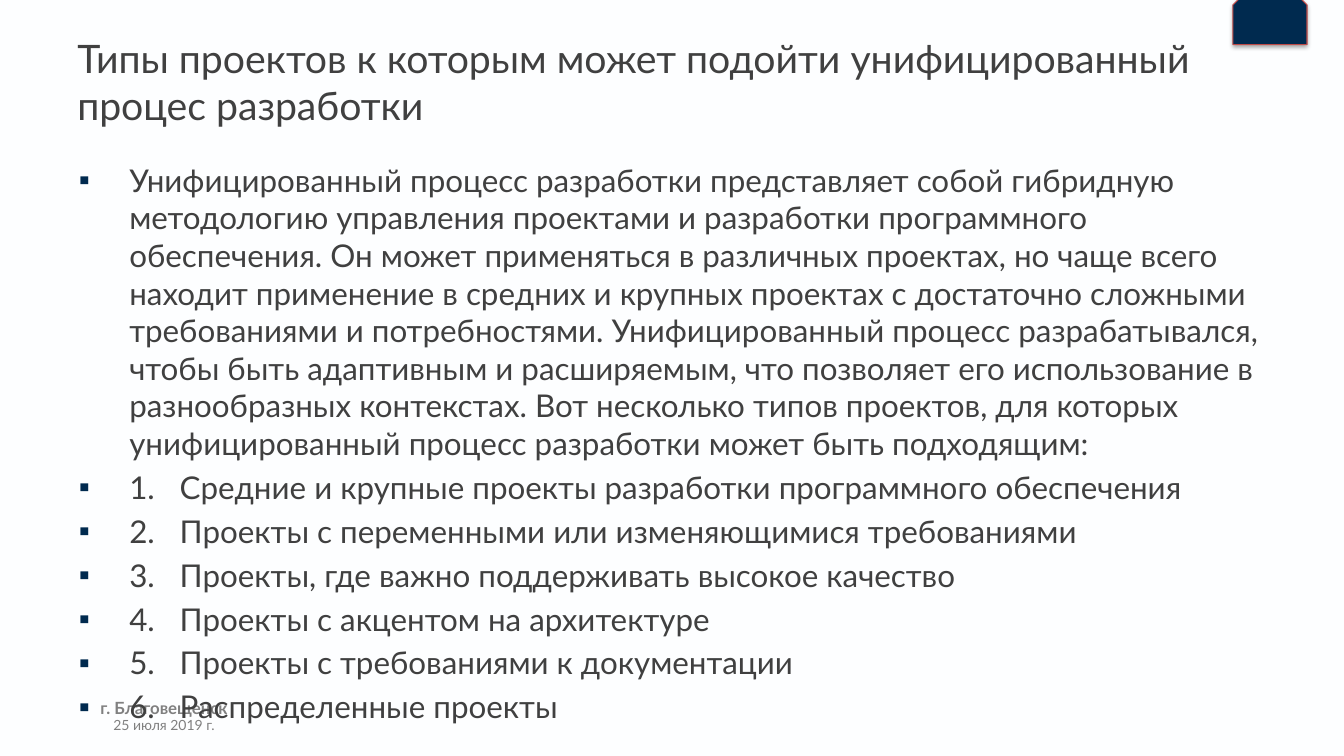
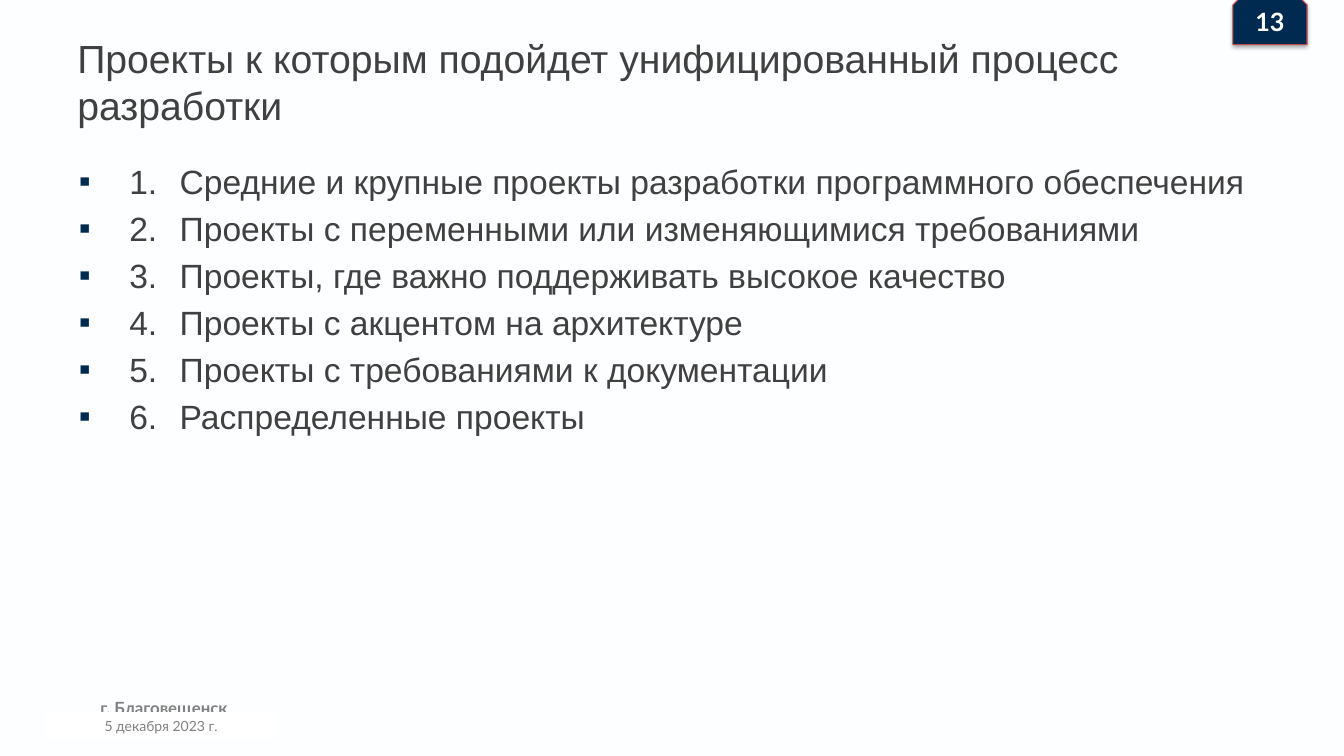
Before and after one commit to Denis-buh/Lesson_repo, a slide deck: slide 14 of Рефераты/Введение в професию/Наработки/Презентация.pptx (slide 15 before the commit). Drawn at 1344x756 pixels with LibreOffice and Linux fonts; fonts in the diff are those of the drawing; background and template pictures are left out. Boxes give left, top, right and bottom in pixels: in the first picture for what was removed or moved away, otherwise in the second. Text is boxed around its words. In the diff, an @@ line names an element or a change of style, - is before the commit and + after.

```diff
--- a/Рефераты/Введение в професию/Наработки/Презентация.pptx
+++ b/Рефераты/Введение в професию/Наработки/Презентация.pptx
@@ text added at [1255,12,1284,32], 18 pt, text #FFFFFF, bold @@
+13
@@ title at [77,44,1119,128]: text changed; font Lato to Arial @@
-Типы проектов к которым может подойти унифицированный процес разработки
+Проекты к которым подойдет унифицированный процесс разработки
@@ text "1. Средние и крупные проекты ..." at [129,169,1244,436]: size 22.4 to 24 pt, font Lato to Arial @@
@@ text at [129,169,1257,461]: paragraph removed @@
-▪ Унифицированный процесс разработки представляет собой гибридную методологию управления проектами и разработки программного обеспечения. Он может применяться в различных проектах, но чаще всего находит применение в средних и крупных проектах с достаточно сложными требованиями и потребностями. Унифицированный процесс разрабатывался, чтобы быть адаптивным и расширяемым, что позволяет его использование в разнообразных контекстах. Вот несколько типов проектов, для которых унифицированный процесс разработки может быть подходящим:
@@ text added at [105,721,214,734], 10 pt, text #808080 @@
+5 декабря 2023 г.
```
Also in this commit, not shown: 11 other slides changed, 1 slide added, 3 slides removed, 3 other files.
